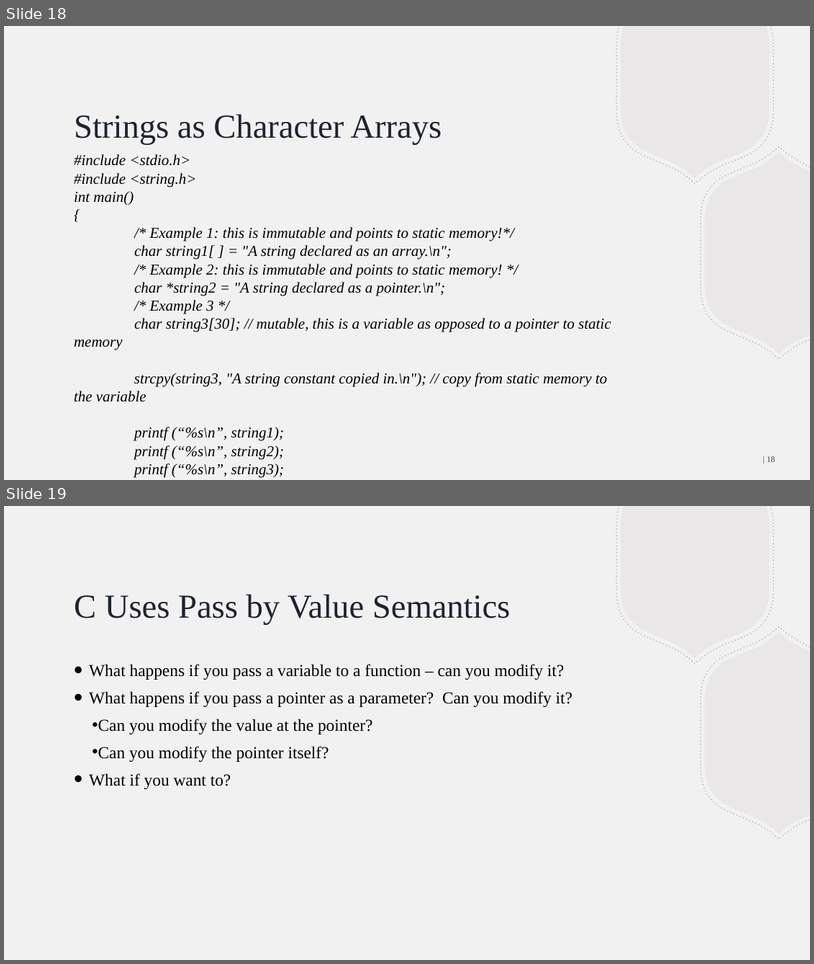
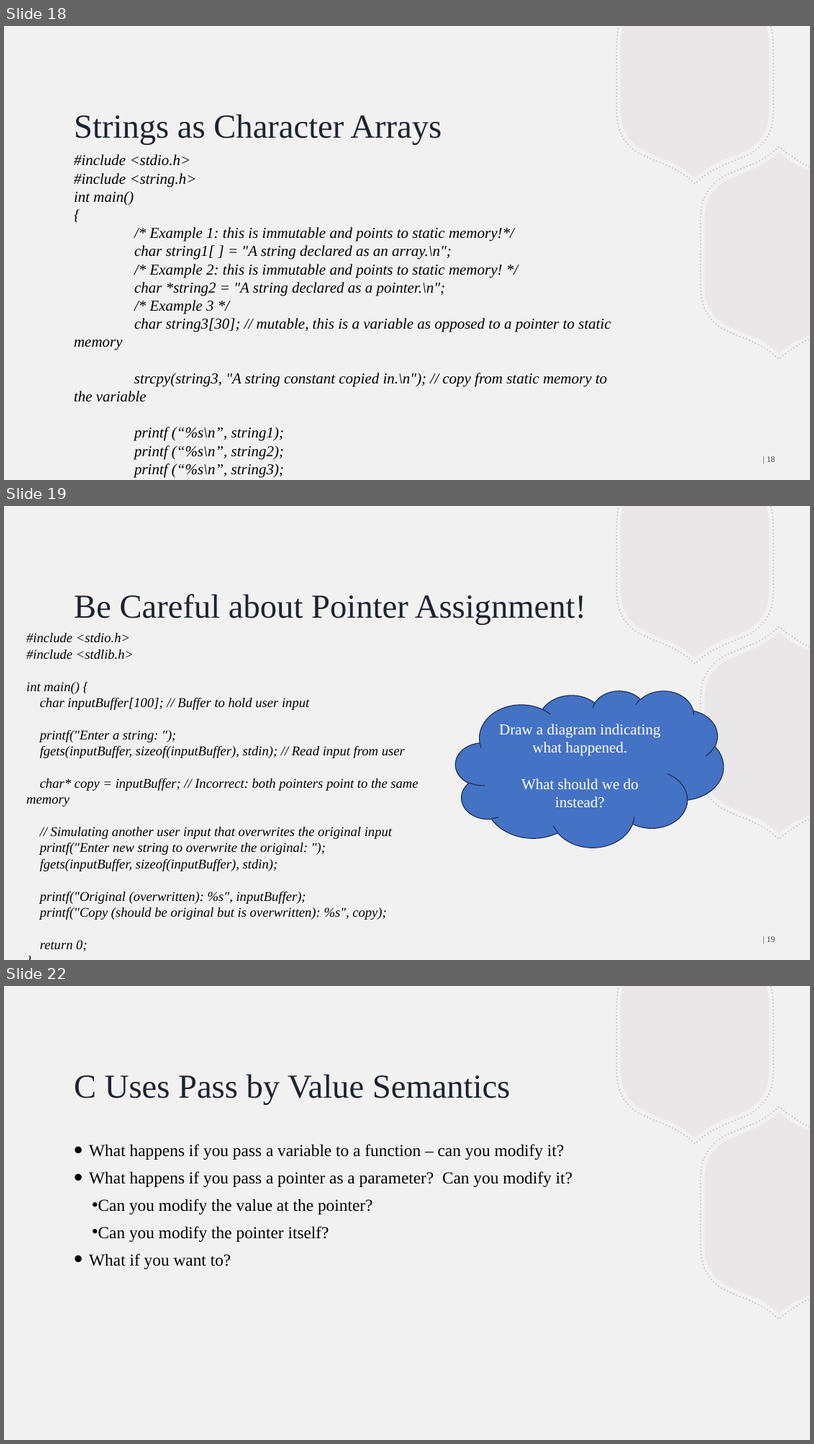
Before and after one commit to BillJr99/Ursinus-CS376, a slide deck: files/lectures/introc.pptx. Shown one above the other, each under a label of ours: slides 18 and 19 before the commit, slides 18, 19 and 22 after it; the slides between them are not shown. The pictures are 814x964 and 814x1444 pixels, drawn with LibreOffice and Linux fonts; fonts in the diff are those of the drawing. Boxes give left, top, right and bottom in pixels: in the first picture for what was removed or moved away, otherwise in the second. Text is boxed around its words. In the diff, an @@ line names an element or a change of style, - is before the commit and + after.

```diff
--- a/files/lectures/introc.pptx
+++ b/files/lectures/introc.pptx
@@ slide 19 added at (x1=4, y1=506, x2=810, y2=960), background #F2F1F1; not listed: 4 template elements that a slide beside it also shows @@
@@ title added at (x1=74, y1=594, x2=586, y2=625), 40 pt, text #1D242E @@
+Be Careful about Pointer Assignment!
@@ text added at (x1=26, y1=633, x2=418, y2=951), 16 pt, text #000000, italic @@
+#include <stdio.h>
+#include <stdlib.h>
+int main() {
+char inputBuffer[100]; // Buffer to hold user input
+printf("Enter a string: ");
+fgets(inputBuffer, sizeof(inputBuffer), stdin); // Read input from user
+char* copy = inputBuffer; // Incorrect: both pointers point to the same memory
+// Simulating another user input that overwrites the original input
+printf("Enter new string to overwrite the original: ");
+fgets(inputBuffer, sizeof(inputBuffer), stdin);
+printf("Original (overwritten): %s", inputBuffer);
+printf("Copy (should be original but is overwritten): %s", copy);
+return 0;
+}
@@ cloud added at (x1=456, y1=690, x2=724, y2=847), fill #4472C4, outline #1E3256 1 pt, 18 pt, text #FFFFFF @@
+Draw a diagram indicating what happened.
+What should we do instead?
@@ page number added at (x1=767, y1=936, x2=776, y2=942), 10 pt, text #1D242E at 85% opacity @@
+| 19
@@ what was slide 19 is now slide 22 @@
```
Also in this commit, not shown: 2 other slides added.
